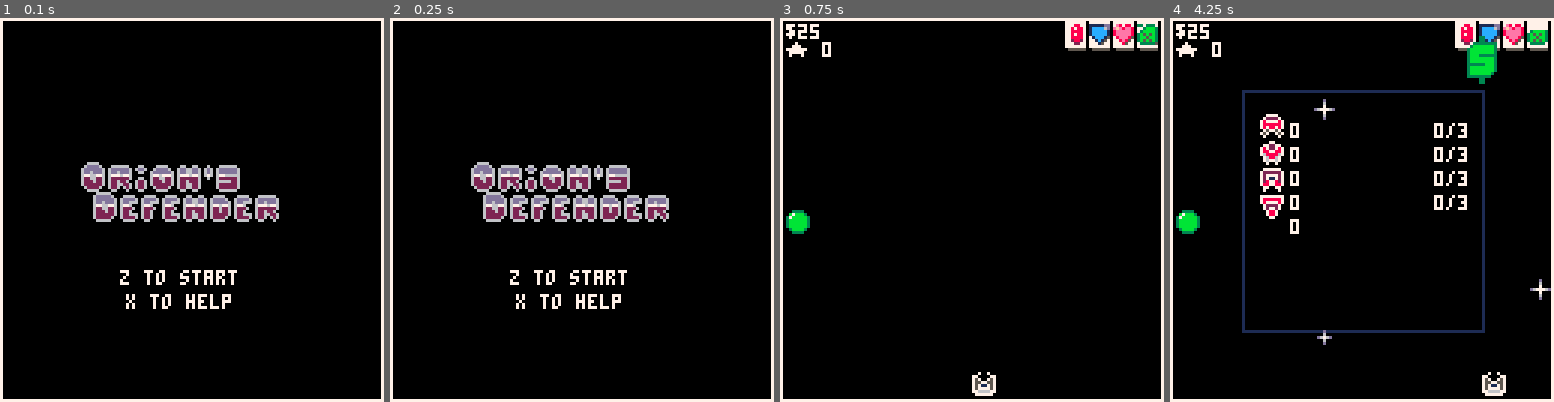
Above: before the commit, frames 1-4 (left to right).
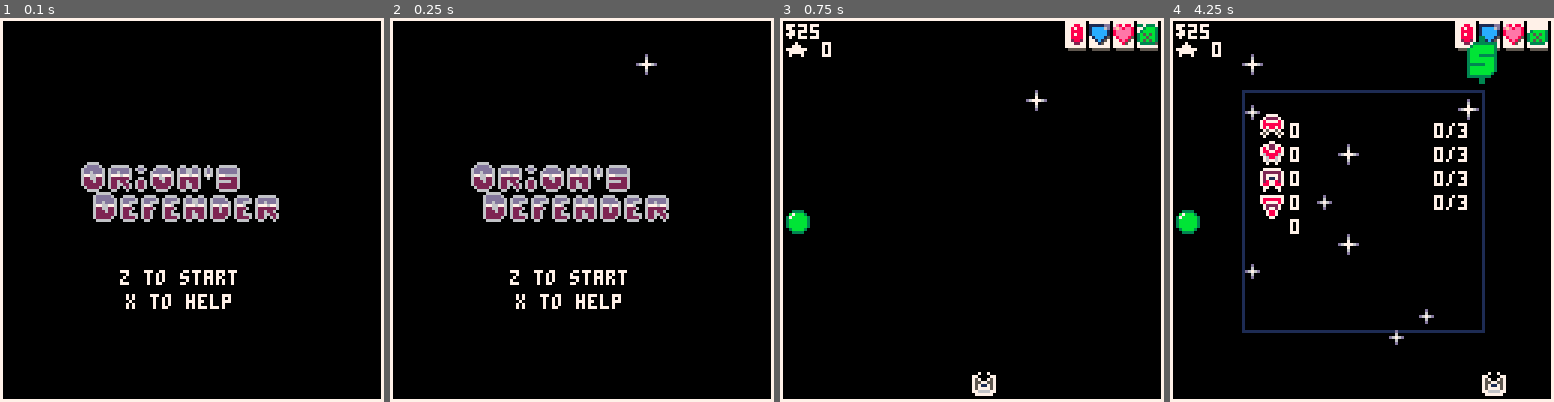
Above: after the commit, the same moments.

Repository: NinetiesPaul/Orion-s-Defender
Game: PICO-8 cartridge orionsdefender.p8
Two runs of this game, one before a commit and one after it. Both use one fixed random seed, a clock stepped at 60 frames per second and the inputs below.
Inputs:
- Up to frame 1 (0.1 s): no input
- Up to frame 2 (0.25 s): no input
- Up to frame 3 (0.75 s): tap X (X key) at 0.33 s; tap O (Z key) at 0.7 s
- Up to frame 4 (4.25 s): tap X (X key) at 1.07, 1.85, 2.97, 4.08 s; hold Right 1.6-2.1 s; tap O (Z key) every 0.4 s from 1.7 to 4.1 s; hold Up 2.15-2.42 s; hold Right 2.47-3.03 s; hold Left 3.08-3.58 s; hold Down 3.63-3.97 s; hold Right from 4.02 s (still down)

Frame 1 is identical in both runs. In frame 2, less than 0.1% of the frame differs, in the area x 64-70%, y 9-15%; in frame 3, less than 0.1%; in frame 4, 0.8%, in the area x 18-100%, y 9-86%.

Commit message:
changes to star generation

Diff:
--- a/orionsdefender.p8
+++ b/orionsdefender.p8
@@ -455,17 +455,20 @@
 	-- star effect
 
 	if current_view == 1 or current_view == 2 or current_view == 6 then
-		if (clock % 20 == 0) create_stars()
+		create_stars()
 		foreach(stars, move_star)
 	end
 end
 
 function create_stars()
-	local star = {}
-	star.x = rnd({ 24, 48, 72, 96, 120})
-	star.y = 0
-	star.type = rnd({ "far", "near"})
-	add(stars, star)
+	interval = rnd({15, 5})
+	if clock % interval == 0 then
+		local star = {}
+		star.x = rnd({ 12, 24, 48, 56, 72, 82, 96})
+		star.y = 0
+		star.type = rnd({ "far", "near"})
+		add(stars, star)
+	end
 end
 
 function draw_star(s)
